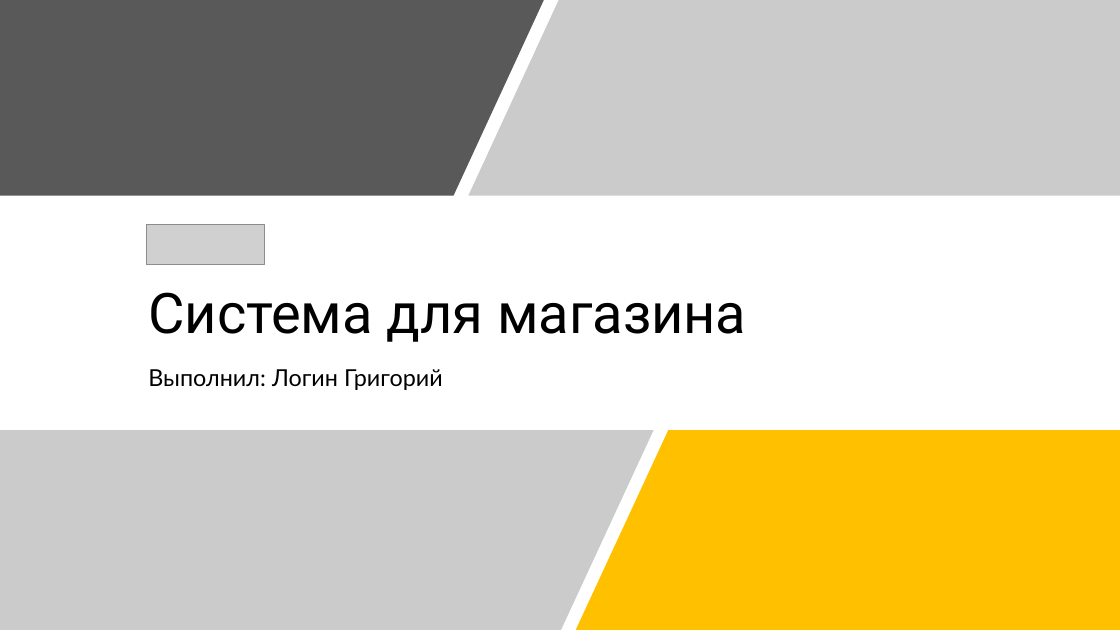
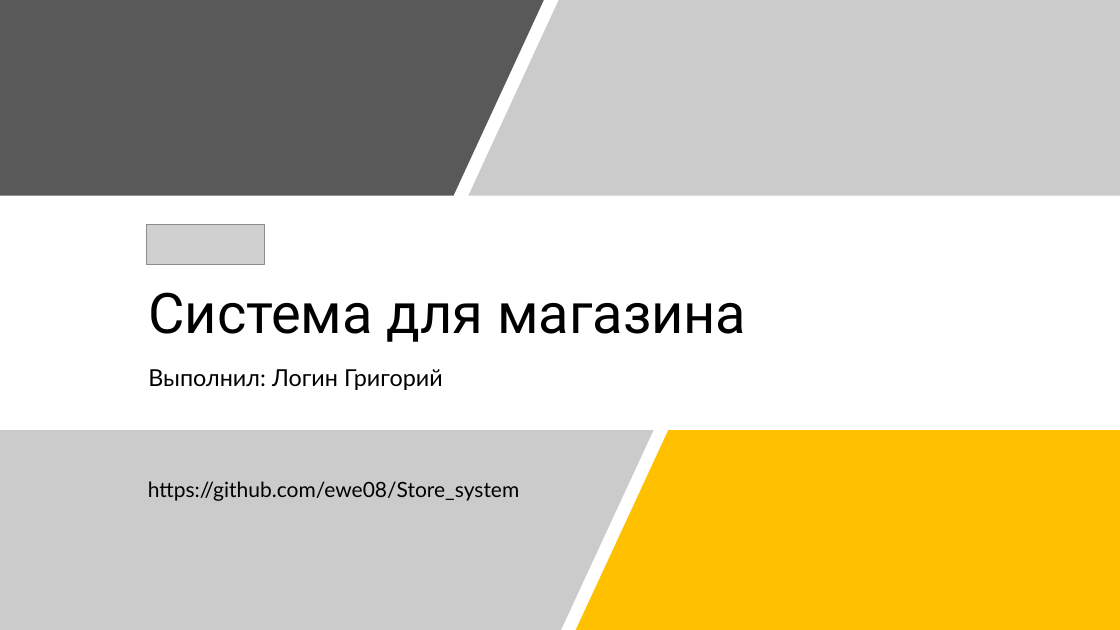
Before and after one commit to ewe08/Store_system, a slide deck: slide 1 of Система для магазина.pptx. Drawn at 1120x630 pixels with LibreOffice and Linux fonts; fonts in the diff are those of the drawing; grey boxes stand for pictures. Boxes give left, top, right and bottom in pixels: in the first picture for what was removed or moved away, otherwise in the second. Text is boxed around its words. In the diff, an @@ line names an element or a change of style, - is before the commit and + after.

```diff
--- a/Система для магазина.pptx
+++ b/Система для магазина.pptx
@@ text added at (x1=148, y1=481, x2=519, y2=501), 18 pt, text #000000 @@
+https://github.com/ewe08/Store_system
```
Also in this commit, not shown: 1 slide added, 2 other files.
